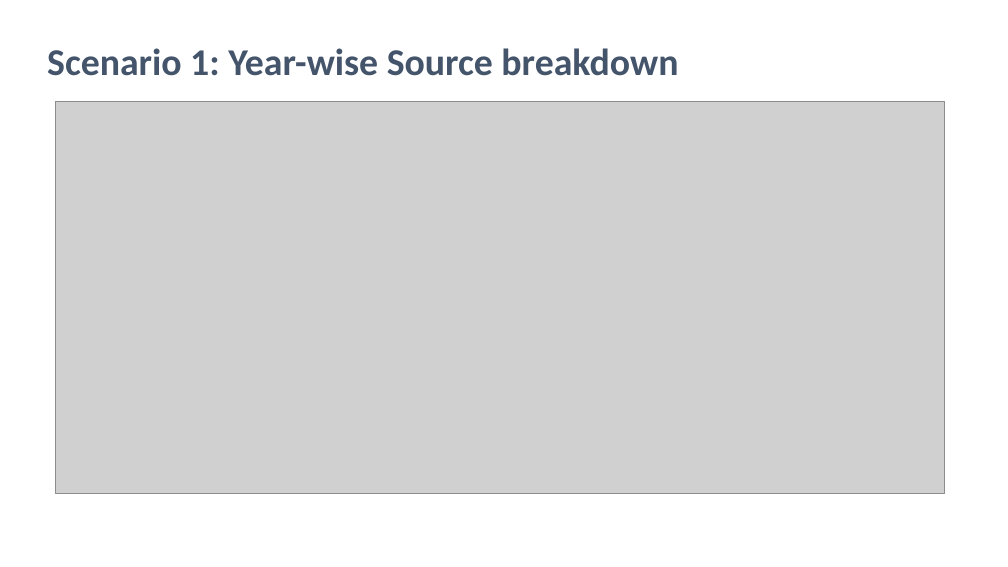
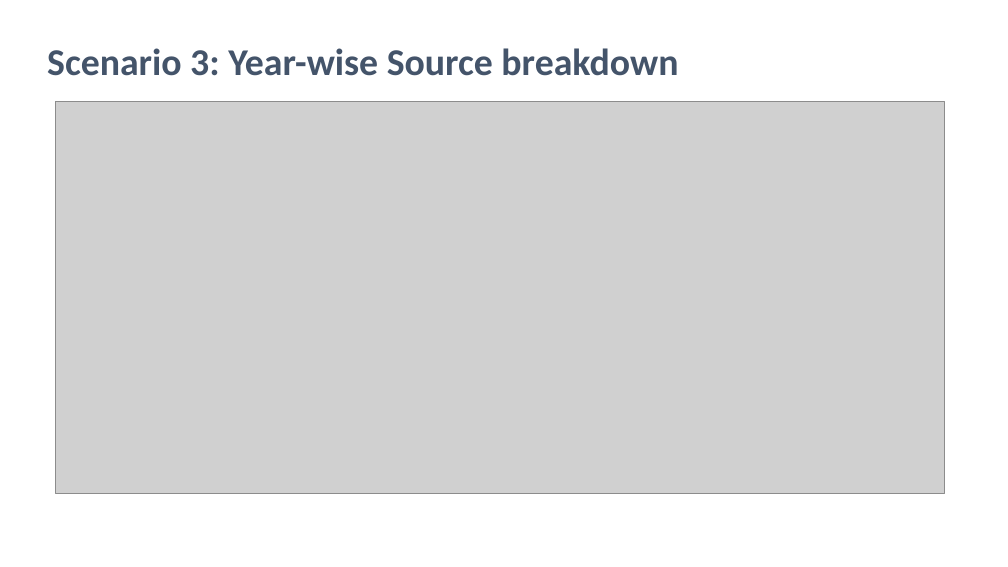
Before and after one commit to mz-mustafa/energy-mix-optimiser, a slide deck: slide 32 of Reporting/SECMC EEM Deck v4.0.pptx (slide 22 before the commit). Drawn at 1008x567 pixels with LibreOffice and Linux fonts; fonts in the diff are those of the drawing; grey boxes stand for pictures. Boxes give left, top, right and bottom in pixels: in the first picture for what was removed or moved away, otherwise in the second. Text is boxed around its words. In the diff, an @@ line names an element or a change of style, - is before the commit and + after.

```diff
--- a/Reporting/SECMC EEM Deck v4.0.pptx
+++ b/Reporting/SECMC EEM Deck v4.0.pptx
@@ text at [47, 48, 678, 76]: text changed @@
-Scenario 1: Year-wise Source breakdown
+Scenario 3: Year-wise Source breakdown
```
Also in this commit, not shown: 6 other slides changed, 11 slides added, 1 slide removed, 8 other files.
